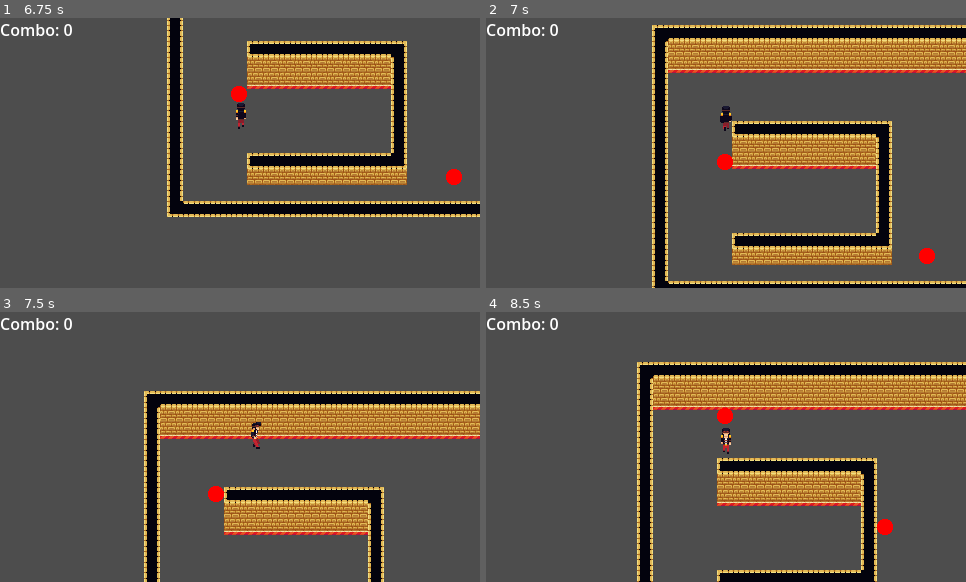
Above: before the commit, frames 1-4 (two rows, left to right).
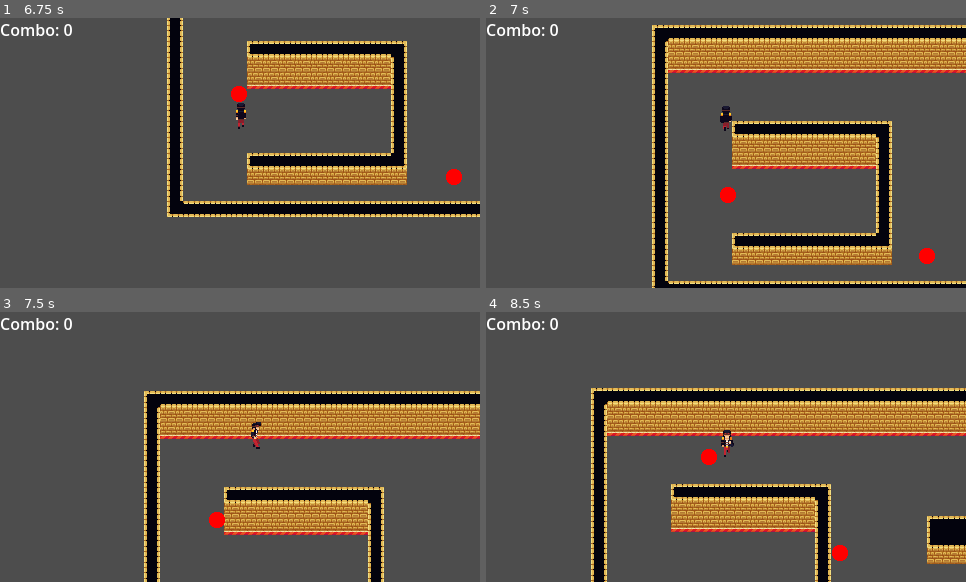
Above: after the commit, the same moments.

Repository: Kapcpa/gmtk-gamejam-2026
Game: Godot game, scene res://scenes/level0.tscn
Same seed, same stepped clock (60 frames per second), same inputs: the game is played once before the commit and once after it.
Inputs (mouse positions are in pixels of both pictures, inside the frame that each line leads up to):
- Up to frame 1 (6.75 s): tap Enter at 0.5 s; move the mouse to (345, 139) at 0.52 s; hold D (right) 0.53-1.28 s; click (345, 139) at 0.6 s; tap Space (dash) at 0.8, 1.35, 2.3, 2.85, 3.8, 5.1, 6.6 s; move the mouse to (144, 166) at 1.27 s; hold S (down) 1.28-2.03 s; click (144, 166) at 1.55 s; move the mouse to (288, 93) at 2.02 s; hold D (right) 2.03-2.78 s; click (288, 93) at 2.1 s; move the mouse to (216, 207) at 2.77 s; hold W (up) 2.78-3.53 s; click (216, 207) at 3.05 s; move the mouse to (384, 193) at 3.52 s; hold A (left) 3.53-5.03 s; right-click (384, 193) at 3.6 s; move the mouse to (96, 112) at 4.27 s; click (96, 112) at 4.35 s; move the mouse to (264, 153) at 5.02 s; hold S (down) 5.03-5.78 s; move the mouse to (168, 85) at 5.77 s; hold D (right) 5.78-6.53 s; click (168, 85) at 5.85 s; move the mouse to (345, 139) at 6.52 s; hold W (up) from 6.53 s (still down)
- Up to frame 2 (7 s): keep holding W (up)
- Up to frame 3 (7.5 s): move the mouse to (144, 460) at 7.27 s; release W (up) at 7.28 s; hold D (right) from 7.28 s (still down); right-click (144, 460) at 7.35 s
- Up to frame 4 (8.5 s): click (630, 460) at 7.55 s; move the mouse to (774, 387) at 8.02 s; release D (right) at 8.03 s; hold S (down) from 8.03 s (still down); click (774, 387) at 8.1 s; tap Space (dash) at 8.3 s

Frame 1 is identical in both runs. In frame 2, 0.3% of the frame differs, in the area x 48-53%, y 50-69%; in frame 3, 0.3%; in frame 4, 38%, in the area x 21-100%, y 18-100%.

Commit message:
collision fix during dash, no longer collision_layer = 0 for player

Diff:
--- a/scenes/bullet.tscn
+++ b/scenes/bullet.tscn
@@ -14,9 +14,9 @@
 [node name="bullet" type="CharacterBody2D" unique_id=1534914301]
 scale = Vector2(0.4, 0.7)
 collision_layer = 8
-collision_mask = 3
 motion_mode = 1
 script = ExtResource("1_y25gk")
+SPEED = 100
 
 [node name="CollisionShape2D" type="CollisionShape2D" parent="." unique_id=1092049309]
 scale = Vector2(0.4, 0.7)
--- a/scripts/bullet.gd
+++ b/scripts/bullet.gd
@@ -11,7 +11,9 @@
 
 func _physics_process(delta: float) -> void:
 	if get_slide_collision_count() > 0:
-		if player and player in hurtbox.get_overlapping_bodies():
-			player.take_damage(BULLET_FORCE * velocity.normalized())
 		queue_free()
+	elif player and player in hurtbox.get_overlapping_bodies() and player.current_state not in [player.State.DASHING, player.State.GRAPPLING]:
+		player.take_damage(BULLET_FORCE * velocity.normalized())
+		queue_free()
+
 	move_and_slide()
--- a/scripts/enemy.gd
+++ b/scripts/enemy.gd
@@ -125,7 +125,7 @@
 
 func _start_attacking() -> void:
 	attack_timer = 0.25
-	attack_cooldown = 0.5
+	attack_cooldown = 0.8
 
 	var direction = global_position.direction_to(player.global_position)
 	velocity = direction.normalized() * ATTACK_SPEED
--- a/scripts/melee_attack.gd
+++ b/scripts/melee_attack.gd
@@ -3,7 +3,7 @@
 const ATTACK_FORCE = 300
 
 func attack(player: PlayerCharacter):
-	if player in get_overlapping_bodies():
+	if player in get_overlapping_bodies() and player.current_state not in [player.State.DASHING, player.State.GRAPPLING]:
 		var direction = global_position.direction_to(player.global_position)
 		player.take_damage(direction * ATTACK_FORCE)
 
--- a/scripts/player.gd
+++ b/scripts/player.gd
@@ -149,13 +149,10 @@
 		_change_state(State.DASHING)
 
 func _state_dashing(_delta: float) -> void:
-	# change to input based dash
-	collision_layer = 0
 	dash_timer -= _delta
 	var dash_direction = velocity.normalized()
 	velocity = dash_direction * DASH_VELOCITY
 	if dash_timer <= 0.0:
-		collision_layer = 2
 		_change_state(State.IDLE)
 
 func _start_attacking() -> void:
Not shown, changed: ideas.txt
